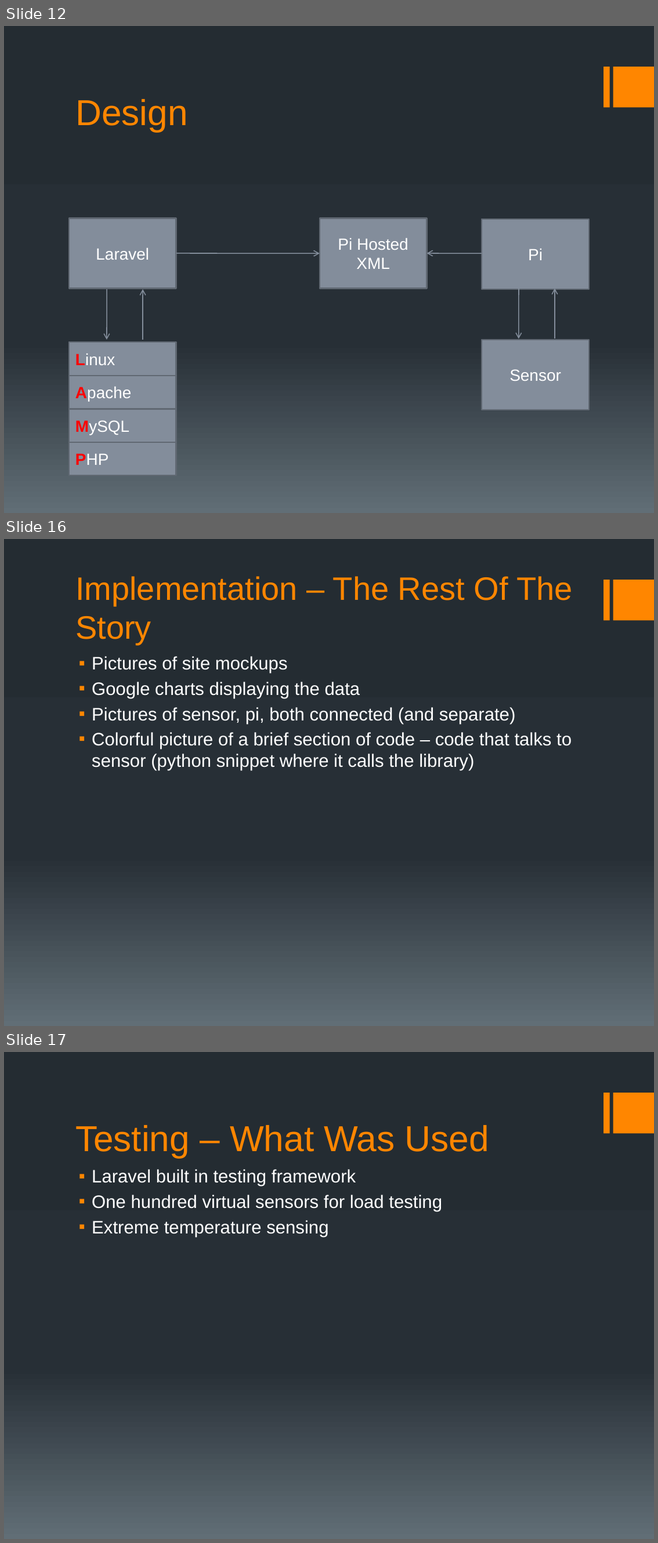
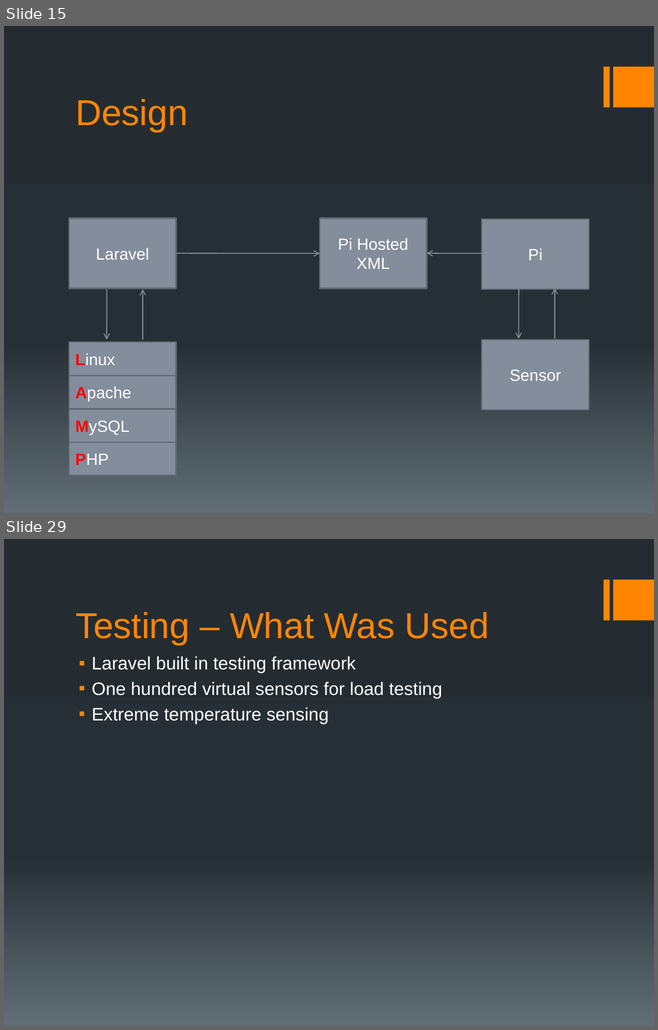
Before and after one commit to Saurutobi/Team3.14, a slide deck: Docs/Presentation/SeniorDesignPresentation.pptx. Shown one above the other, each under a label of ours: slides 12, 16 and 17 before the commit, slides 15 and 29 after it; the slides between them are not shown. The pictures are 658x1543 and 658x1030 pixels, drawn with LibreOffice and Linux fonts; fonts in the diff are those of the drawing. Boxes give left, top, right and bottom in pixels: in the first picture for what was removed or moved away, otherwise in the second. Text is boxed around its words. In the diff, an @@ line names an element or a change of style, - is before the commit and + after.

```diff
--- a/Docs/Presentation/SeniorDesignPresentation.pptx
+++ b/Docs/Presentation/SeniorDesignPresentation.pptx
@@ slide 16 removed at [4,539,654,1026], background gradient #242C33 to #273037 to #636D76; not listed: 2 template elements that a slide beside it also shows @@
@@ title removed at [75,576,572,645] @@
-Implementation – The Rest Of The Story
@@ text removed at [92,656,571,771] @@
-▪ Pictures of site mockups
-▪ Google charts displaying the data
-▪ Pictures of sensor, pi, both connected (and separate)
-▪ Colorful picture of a brief section of code – code that talks to sensor (python snippet where it calls the library)
@@ what was slide 12 is now slide 15 @@
@@ what was slide 17 is now slide 29 @@
```
Also in this commit, not shown: 6 slides changed, 19 slides added, 2 other slides removed.
